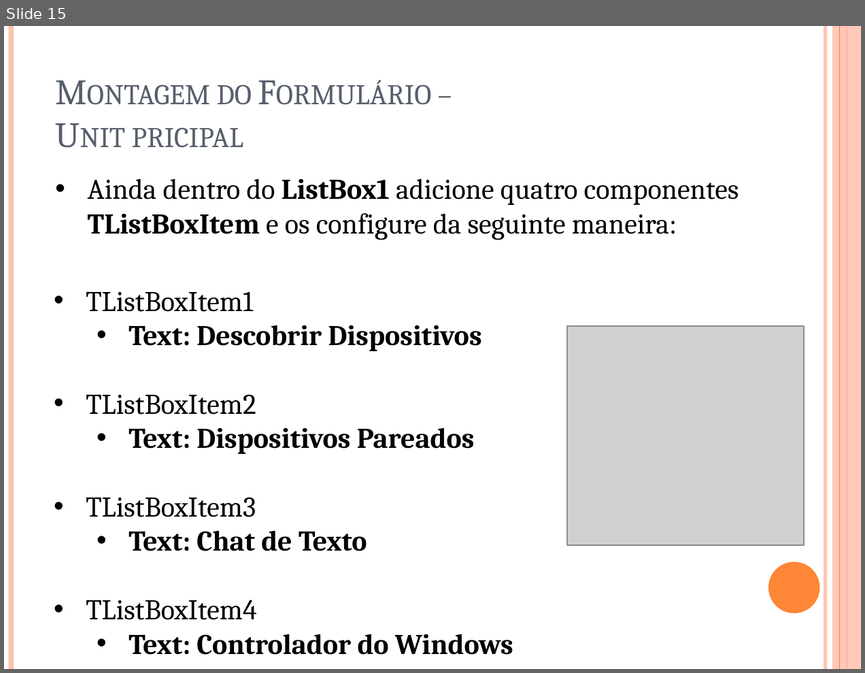
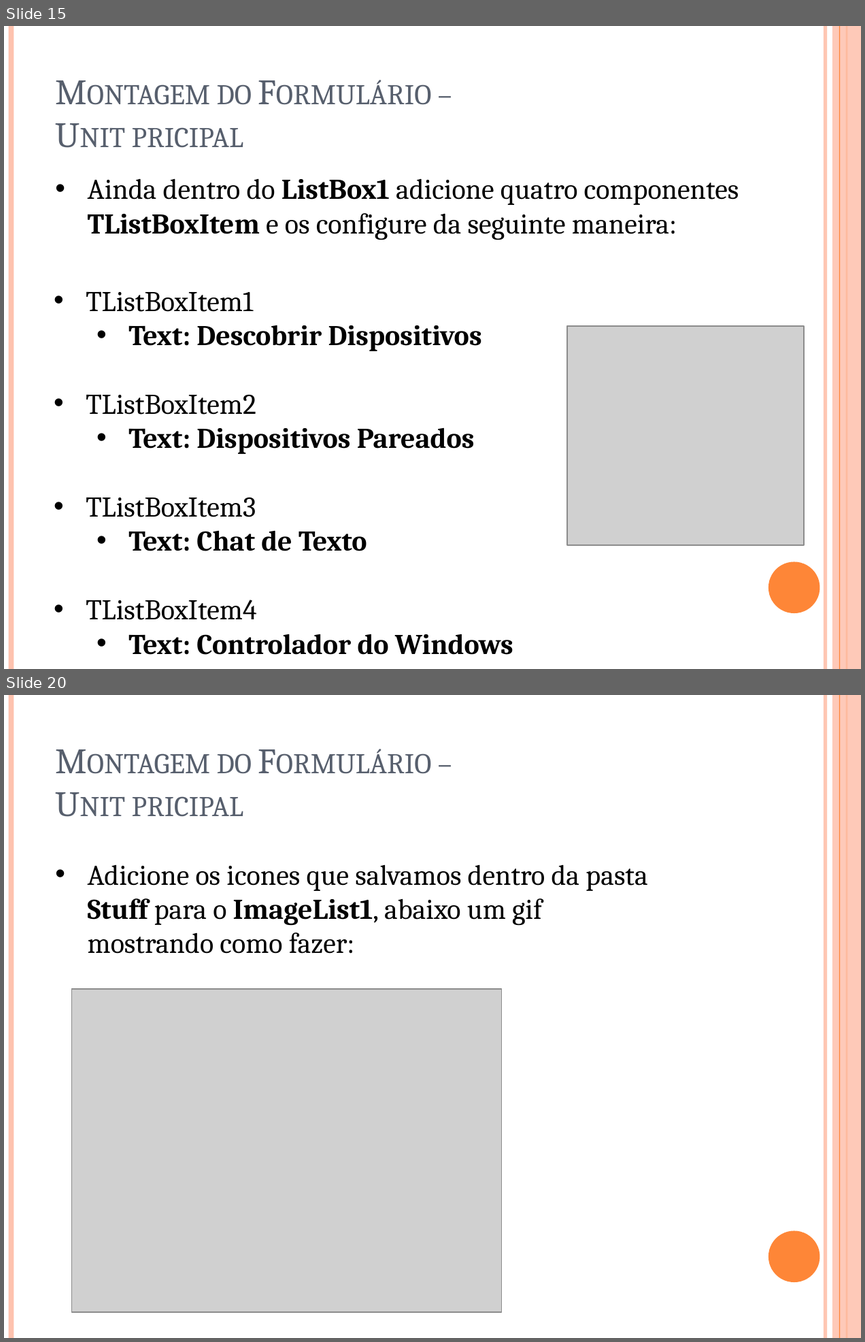
Before and after one commit to igorscandido/Conexao-Bluetooth-usando-Delphi, a slide deck: Stuff/Conexão Bluetooth usando Delphi.pptx. Shown one above the other, each under a label of ours: slide 15 before the commit, slides 15 and 20 after it; the slides between them are not shown. The pictures are 865x673 and 865x1342 pixels, drawn with LibreOffice and Linux fonts; fonts in the diff are those of the drawing; grey boxes stand for pictures. Boxes give left, top, right and bottom in pixels: in the first picture for what was removed or moved away, otherwise in the second. Text is boxed around its words. In the diff, an @@ line names an element or a change of style, - is before the commit and + after.

```diff
--- a/Stuff/Conexão Bluetooth usando Delphi.pptx
+++ b/Stuff/Conexão Bluetooth usando Delphi.pptx
@@ slide 20 added at <box>4,695,861,1338</box>, background #FFFFFF; not listed: 6 template elements that a slide beside it also shows @@
@@ title added at <box>132,753,252,817</box>, 30 pt, text #575F6D, small capitals @@
+Montagem do Formulário –
+Unit pricipal
@@ text added at <box>88,864,647,953</box>, 24 pt, text #000000 @@
+• Adicione os icones que salvamos dentro da pasta Stuff para o ImageList1, abaixo um gif mostrando como fazer:
@@ picture added at <box>72,989,502,1312</box> @@
```
Also in this commit, not shown: 5 other slides added, 41 other files.
